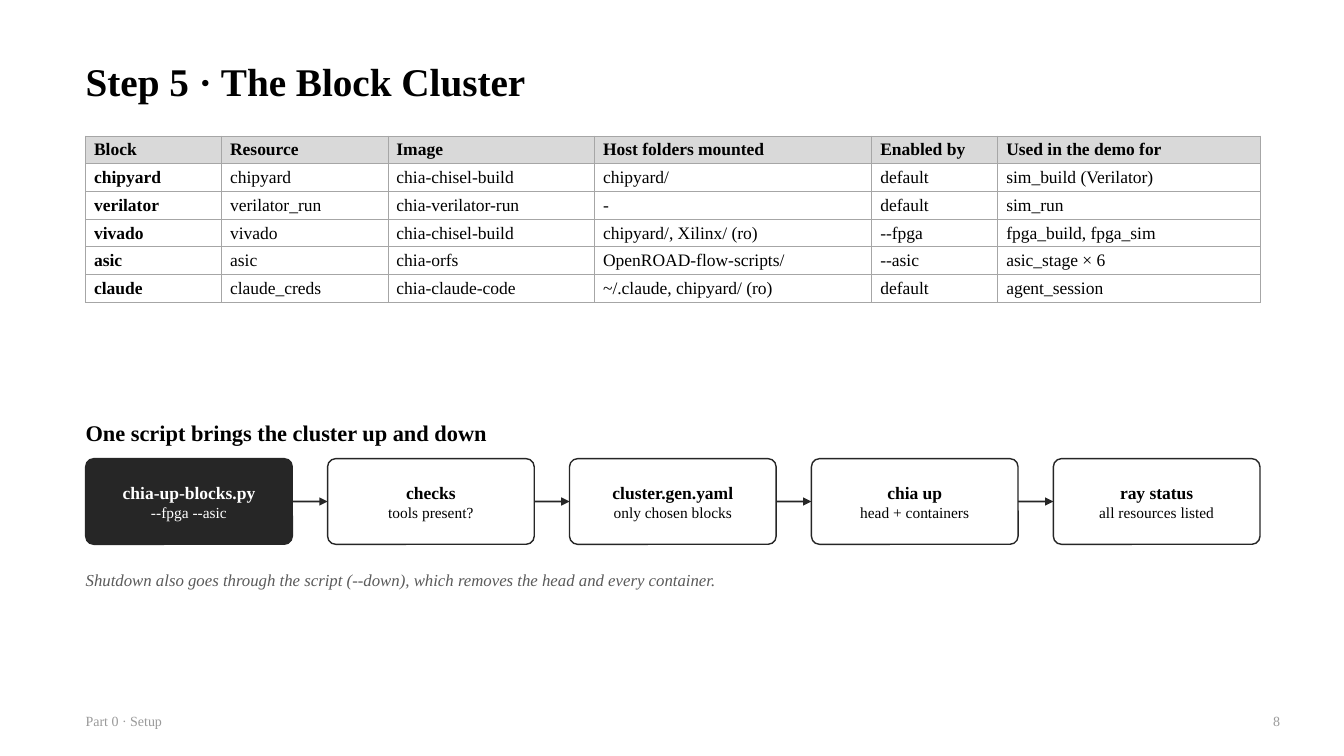
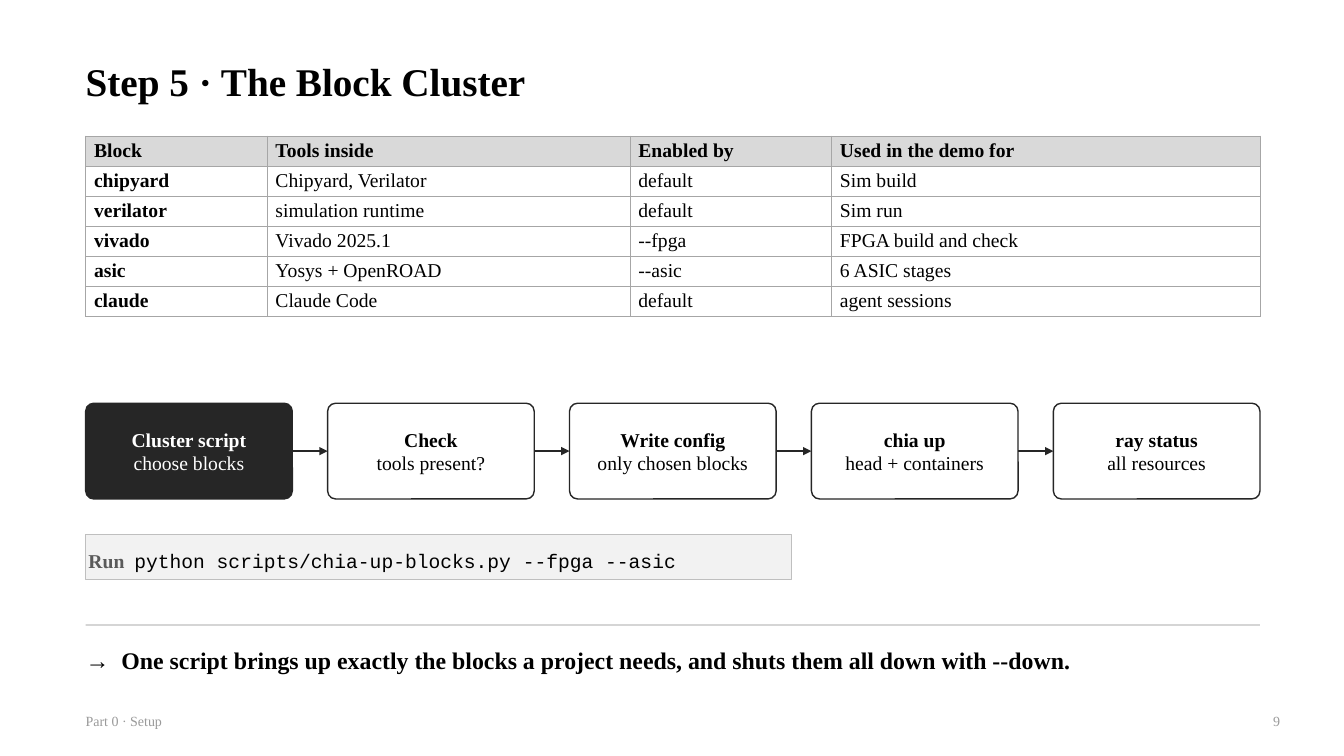
Before and after one commit to chipchip-tech/CHIA-workflow, a slide deck: slide 9 of projects/demo-alu/report/guides/0_Setup.pptx (slide 8 before the commit). Drawn at 1344x756 pixels with LibreOffice and Linux fonts; fonts in the diff are those of the drawing. Boxes give left, top, right and bottom in pixels: in the first picture for what was removed or moved away, otherwise in the second. Text is boxed around its words. In the diff, an @@ line names an element or a change of style, - is before the commit and + after.

```diff
--- a/projects/demo-alu/report/guides/0_Setup.pptx
+++ b/projects/demo-alu/report/guides/0_Setup.pptx
@@ table at (86, 136, 1260, 316) @@
-column 2: Resource | chipyard | verilator_run | vivado | asic | claude_creds
-column 3: Image | chia-chisel-build | chia-verilator-run | chia-chisel-build | chia-orfs | chia-claude-code
-column 4: Host folders mounted | chipyard/ | - | chipyard/, Xilinx/ (ro) | OpenROAD-flow-scripts/ | ~/.claude, chipyard/ (ro)
+column 2: Tools inside | Chipyard, Verilator | simulation runtime | Vivado 2025.1 | Yosys + OpenROAD | Claude Code
-column 6: Used in the demo for | sim_build (Verilator) | sim_run | fpga_build, fpga_sim | asic_stage × 6 | agent_session
+column 4: Used in the demo for | Sim build | Sim run | FPGA build and check | 6 ASIC stages | agent sessions
@@ rounded rectangle added at (86, 403, 292, 499), fill #262626, outline #262626 1 pt, 14 pt, text #FFFFFF, bold @@
+Cluster script
+choose blocks
@@ rounded rectangle "Check": place and size @@
-rounded rectangle "Check" at (328, 459, 534, 544)
+rounded rectangle "Check" at (328, 403, 534, 499)
@@ proportions changed in 3 elements at (1054, 403, 1260, 499), (328, 403, 534, 499), (570, 403, 776, 499) @@
@@ rounded rectangle "Write config": place and size @@
-rounded rectangle "Write config" at (570, 459, 776, 544)
+rounded rectangle "Write config" at (570, 403, 776, 499)
@@ rounded rectangle "chia up": place and size @@
-rounded rectangle "chia up" at (812, 459, 1018, 544)
+rounded rectangle "chia up" at (812, 403, 1018, 499)
@@ rounded rectangle "chia up" at (812, 403, 1018, 499): size 12.5 to 14 pt in "chia up"; size 11 to 14 pt in "head + containers"; proportions changed @@
@@ rounded rectangle "ray status": place and size @@
-rounded rectangle "ray status" at (1054, 459, 1260, 544)
+rounded rectangle "ray status" at (1054, 403, 1260, 499)
@@ text removed at (86, 425, 486, 446) @@
-One script brings the cluster up and down
@@ text in rounded rectangle at (404, 433, 457, 448): text changed; size 12.5 to 14 pt @@
-checks
+Check
@@ text in rounded rectangle at (620, 433, 725, 452): text changed; size 12.5 to 14 pt @@
-cluster.gen.yaml
+Write config
@@ text in rounded rectangle at (1115, 436, 1198, 452): size 12.5 to 14 pt in "ray status" @@
@@ rounded rectangle removed at (86, 459, 292, 544) @@
-chia-up-blocks.py
---fpga --asic
@@ arrow moved from (1018, 501) - (1054, 501) to (292, 451) - (328, 451) @@
@@ text in rounded rectangle at (377, 456, 485, 475): size 11 to 14 pt in "tools present?" @@
@@ text in rounded rectangle at (597, 456, 748, 475): size 11 to 14 pt in "only chosen blocks" @@
@@ 3 arrows: place and size @@
-3 arrows at (292, 501, 812, 501)
+3 arrows at (534, 451, 1054, 451)
@@ text in rounded rectangle at (1107, 456, 1206, 471): text changed; size 11 to 14 pt @@
-all resources listed
+all resources
@@ rectangle added at (86, 534, 791, 580), fill #F2F2F2, outline #BFBFBF 0.75 pt, 14 pt, text #000000 @@
+Run python scripts/chia-up-blocks.py --fpga --asic
@@ line added from (86, 625) to (1260, 625), #BFBFBF 1 pt @@
@@ text at (121, 652, 1069, 674): text changed; size 12 to 17 pt; text colour #5A5A5A to #000000; bold on; italic off @@
-Shutdown also goes through the script (--down), which removes the head and every container.
+→ One script brings up exactly the blocks a project needs, and shuts them all down with --down.
```
Also in this commit, not shown: 11 other slides changed, 1 slide added, 4 other files.
